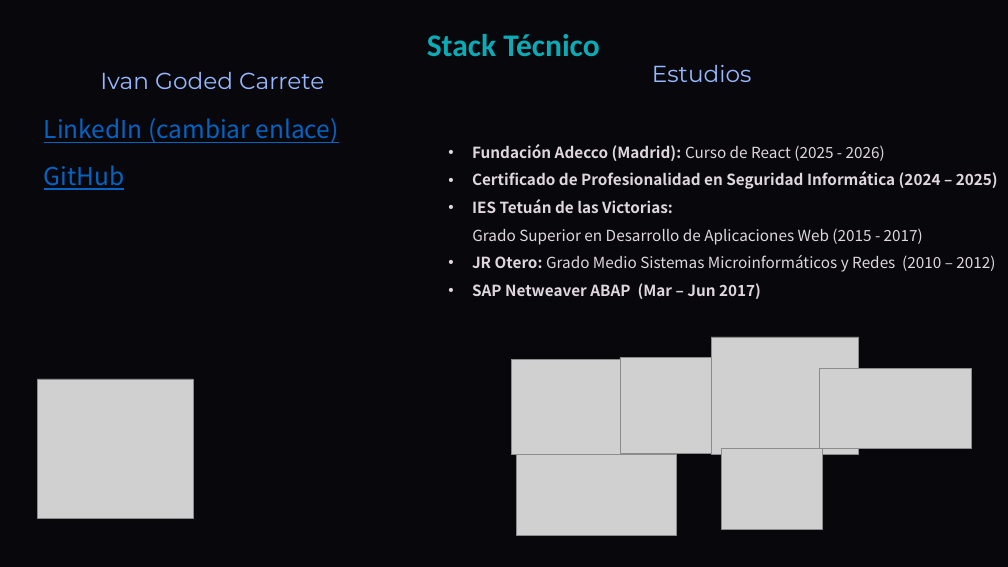
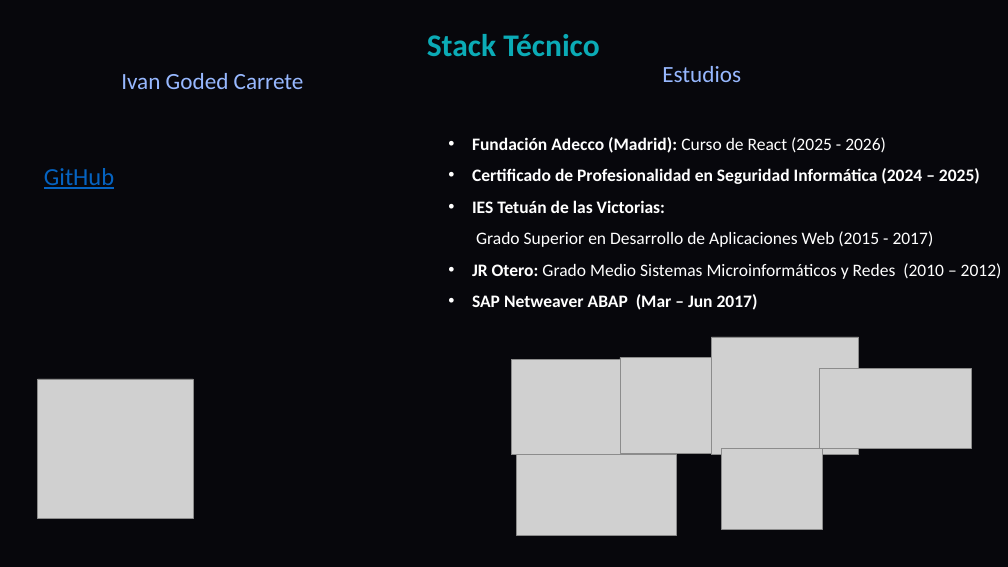
Before and after one commit to DavidCorredorMiguel/proyectogrupo2, a slide deck: slide 5 of Tech-and-Learn-Innovacion-y-Aprendizaje-en-E-commerce (1).pptx. Drawn at 1008x567 pixels with LibreOffice and Linux fonts; fonts in the diff are those of the drawing; grey boxes stand for pictures; background and template pictures are left out. Boxes give left, top, right and bottom in pixels: in the first picture for what was removed or moved away, otherwise in the second. Text is boxed around its words. In the diff, an @@ line names an element or a change of style, - is before the commit and + after.

```diff
--- a/Tech-and-Learn-Innovacion-y-Aprendizaje-en-E-commerce (1).pptx
+++ b/Tech-and-Learn-Innovacion-y-Aprendizaje-en-E-commerce (1).pptx
@@ text "Ivan Goded Carrete" at bbox=[121, 73, 304, 89]: font Montserrat to Calibri @@
@@ text "Estudios" at bbox=[662, 66, 741, 82]: font Montserrat to Calibri @@
@@ text removed at bbox=[44, 118, 339, 143] @@
-LinkedIn (cambiar enlace)
@@ text "Fundación Adecco (Madrid): Curso de ..." at bbox=[472, 137, 1002, 310]: size 17.5 to 20 pt, font Noto Sans CJK TC to Calibri, text colour #E0D6DE to #FFFFFF @@
@@ text "GitHub" at bbox=[44, 168, 114, 189]: font Noto Sans CJK TC to Calibri @@
```
Also in this commit, not shown: 12 other slides changed, 3 slides removed, 2 other files.
